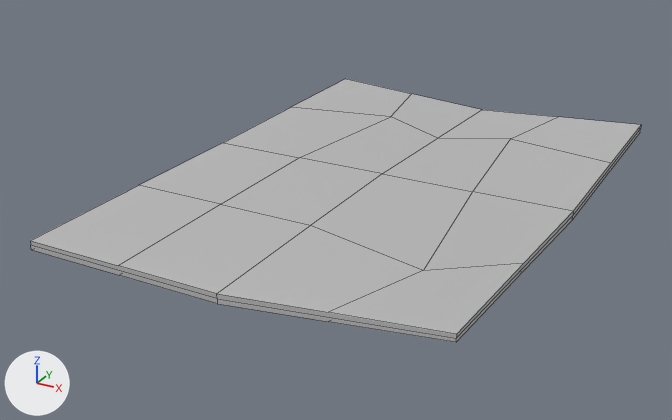
One commit to the FBX model unity/Basic/Assets/Props/Meshes/will.fbx: the scene before it, then after it.
Rendered twice from a 50 mm camera at (0.0132, -0.0274, 0.0126) aimed at (-0.0011, -0.0013, -0.0004). The axes (+X, +Y, +Z) are drawn at lower left. The lights are the same throughout. Mesh edges are drawn as thin lines. Where no turn or scale is listed for an object, it has been applied to the vertices.

Names of what the first picture shows: 'will_paper'.
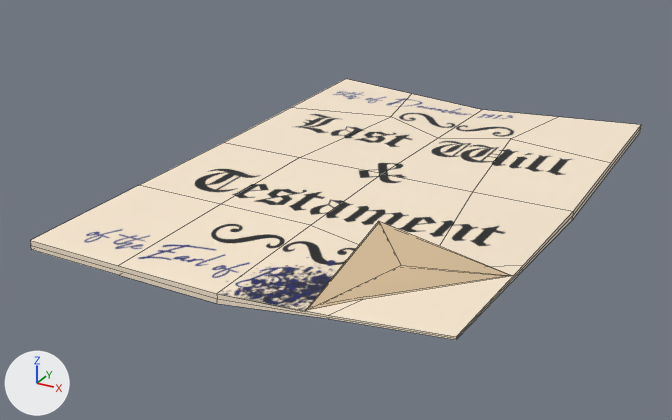
The newer file is also rescaled (x0.746) as a whole; pictures and numbers use the older file's frame.

Changed parts and their boxes (x1, y1, x2, y2) in the pictures (672 x 420 px):
'will_paper', reshaped: before (30, 79, 641, 342); after (30, 79, 641, 340)
part 1 of me_mesh, built on: before (217, 192, 573, 342); after (217, 192, 573, 340)
part 2 of me_mesh, surface changed: (30, 126, 641, 303) in both
part 3 of me_mesh, recoloured (grey to white): (30, 79, 641, 293) in both

Diff of the bpy script that builds the scene:
```diff
--- a/unity/Basic/Assets/Props/Meshes/will.fbx.py
+++ b/unity/Basic/Assets/Props/Meshes/will.fbx.py
@@ img_will_map_png @@
+img_will_map_png = load_image('will_map.png', '_unpacked/will_map.png', 1024, 1024, 'sRGB')
@@ mat_will_tex @@
+mat_will_tex = principled_material('will_tex')
+mat_will_tex.texture = img_will_map_png
@@ me_mesh @@
 # used by ob_will_paper; location = (0.0, 0.0, 0.0)
-me_mesh.from_pydata(...)  # 58 vertices, 48 faces; spans x -0.0068..0.0068, y -0.0099..0.0099, z 0.0..0.0014
+me_mesh.from_pydata(...)  # 82 vertices, 66 faces; spans x -0.0068..0.0068, y -0.0099..0.0099, z 0.0..0.0018
+# me_mesh part 1
+# 5 vertices are removed from x 0.0034..0.0068, y -0.0099..-0.0049, z 0.0008..0.0012
+# 10 faces are deleted
+# 1 vertex moves within x 0.0068, y -0.0099, z 0.0014
+# 29 vertices are added at x 0.0027..0.0068, y -0.0099..-0.0049, z 0.0009..0.0018
+# 28 new faces join them
+# me_mesh part 2: 25 kept faces spanning x -0.0068..0.0068, y -0.0099..0.0099, z 0.0..0.0008 get new texture (UV) coordinates
+# me_mesh part 3: 38 faces spanning x -0.0068..0.0068, y -0.0099..0.0099, z 0.0..0.001 switch from mat_lambert1 (grey #bcbcbc) to mat_will_tex (picture img_will_map_png)
```
